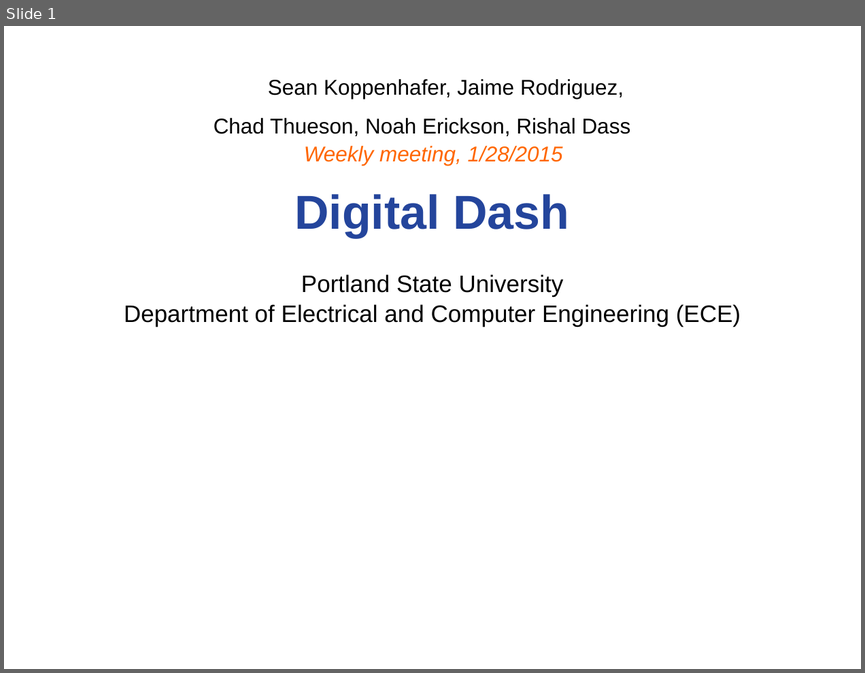
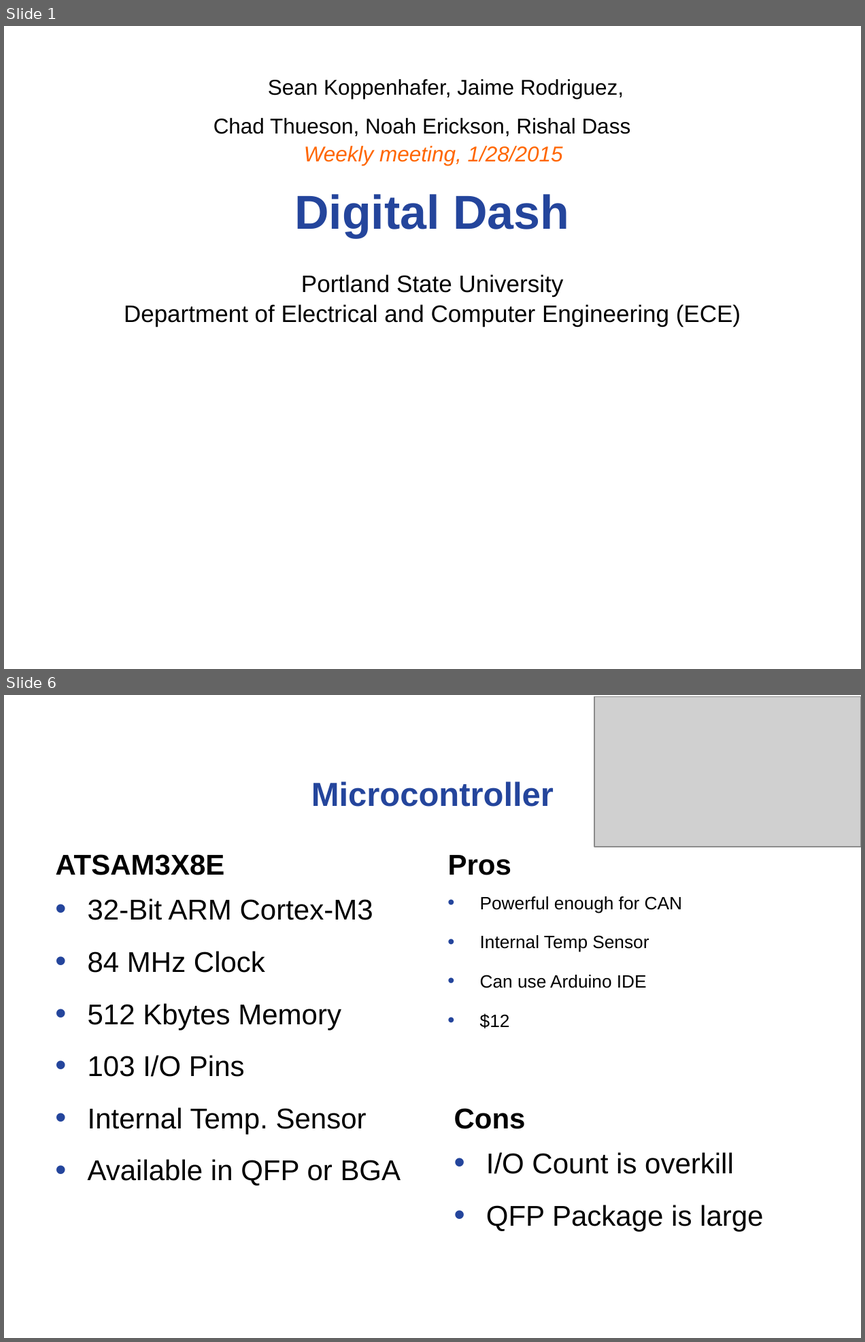
Before and after one commit to noahterickson/DigitalDash, a slide deck: Meetings/capstone_meeting_1-28-15.ppt. Shown one above the other, each under a label of ours: slide 1 before the commit, slides 1 and 6 after it; the slides between them are not shown. The pictures are 865x673 and 865x1342 pixels, drawn with LibreOffice and Linux fonts; fonts in the diff are those of the drawing; grey boxes stand for pictures; background and template pictures are left out. Boxes give left, top, right and bottom in pixels: in the first picture for what was removed or moved away, otherwise in the second. Text is boxed around its words. In the diff, an @@ line names an element or a change of style, - is before the commit and + after.

```diff
--- a/Meetings/capstone_meeting_1-28-15.ppt
+++ b/Meetings/capstone_meeting_1-28-15.ppt
@@ slide 6 added at <box>4,695,861,1338</box>, background #FFFFFF @@
@@ picture added at <box>594,697,861,847</box> @@
@@ text added at <box>311,781,553,807</box>, 28 pt, text #24459C, bold @@
+Microcontroller
@@ text added at <box>56,854,225,875</box>, 24 pt, text #000000, bold @@
+ATSAM3X8E
@@ text added at <box>448,855,511,875</box>, 24 pt, text #000000, bold @@
+Pros
@@ text added at <box>88,898,401,1185</box>, 24 pt, text #000000 @@
+• 32-Bit ARM Cortex-M3
+• 84 MHz Clock
+• 512 Kbytes Memory
+• 103 I/O Pins
+• Internal Temp. Sensor
+• Available in QFP or BGA
@@ text added at <box>480,896,682,1028</box>, 15 pt, text #000000 @@
+• Powerful enough for CAN
+• Internal Temp Sensor
+• Can use Arduino IDE
+• $12
@@ text added at <box>454,1108,526,1129</box>, 24 pt, text #000000, bold @@
+Cons
@@ text added at <box>486,1152,763,1231</box>, 24 pt, text #000000 @@
+• I/O Count is overkill
+• QFP Package is large
```
Also in this commit, not shown: 2 slides changed, 4 other slides added, 8 slides removed, 4 other files.
